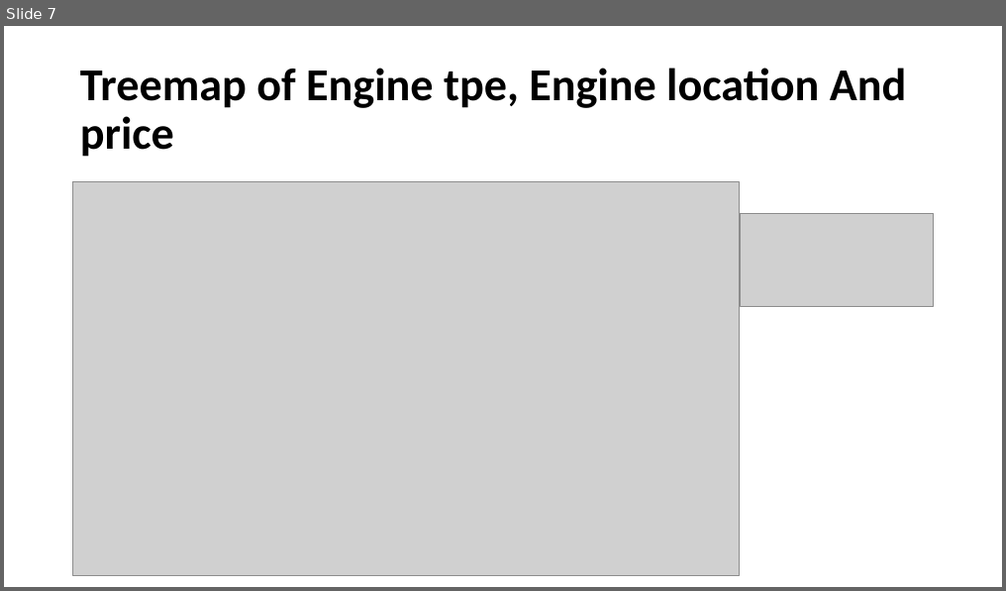
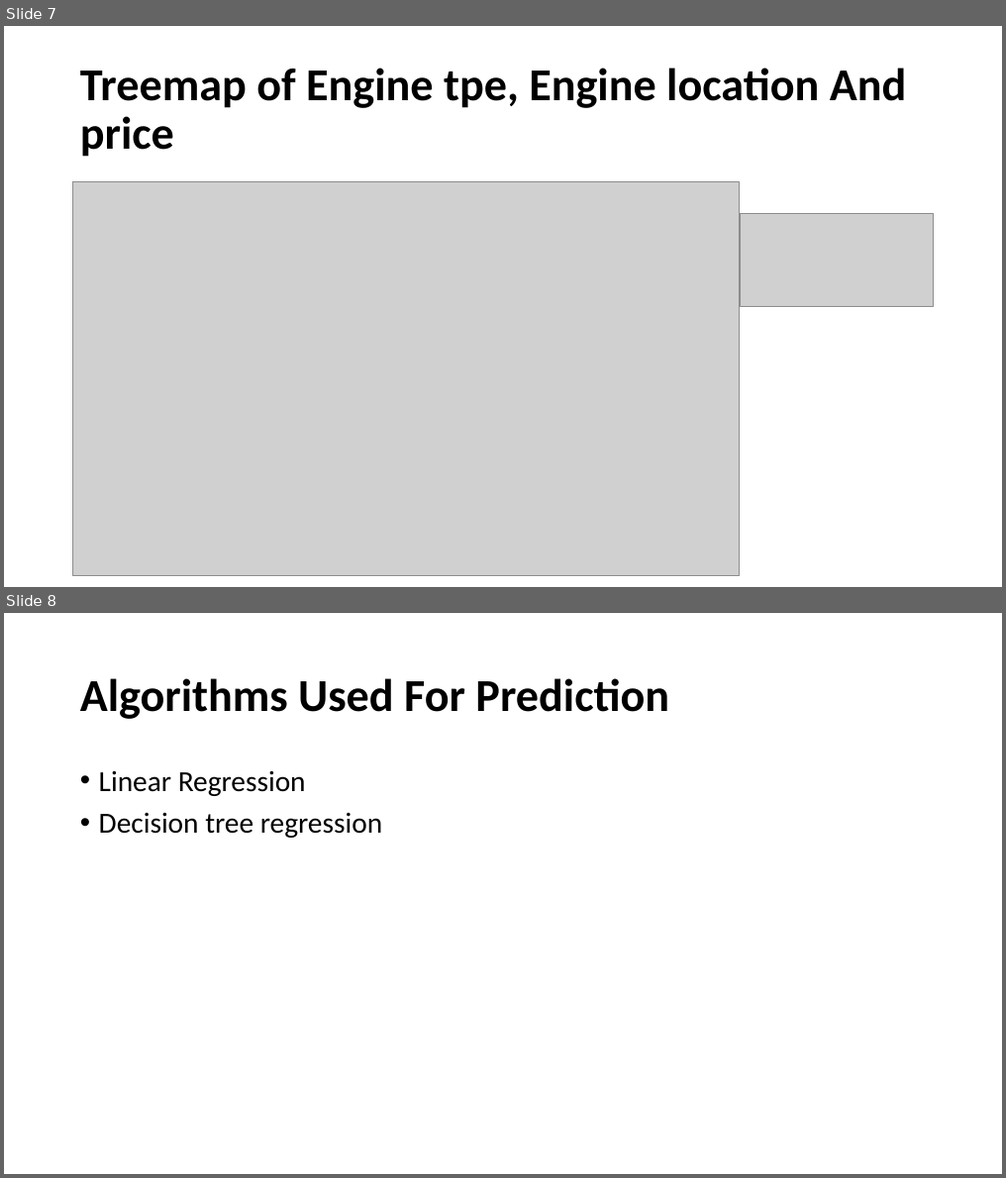
Before and after one commit to Chetangavali/Project, a slide deck: Prediction of Car Price.pptx. Shown one above the other, each under a label of ours: slide 7 before the commit, slides 7 and 8 after it. The pictures are 1006x591 and 1006x1178 pixels, drawn with LibreOffice and Linux fonts; fonts in the diff are those of the drawing; grey boxes stand for pictures. Boxes give left, top, right and bottom in pixels: in the first picture for what was removed or moved away, otherwise in the second. Text is boxed around its words. In the diff, an @@ line names an element or a change of style, - is before the commit and + after.

```diff
--- a/Prediction of Car Price.pptx
+++ b/Prediction of Car Price.pptx
@@ slide 8 added at (4, 613, 1002, 1174), background #FFFFFF @@
@@ title added at (80, 678, 669, 719), 44 pt, text #000000, bold @@
+Algorithms Used For Prediction
@@ text added at (99, 770, 382, 838), 28 pt, text #000000 @@
+• Linear Regression
+• Decision tree regression
```
Also in this commit, not shown: 4 other slides added.
